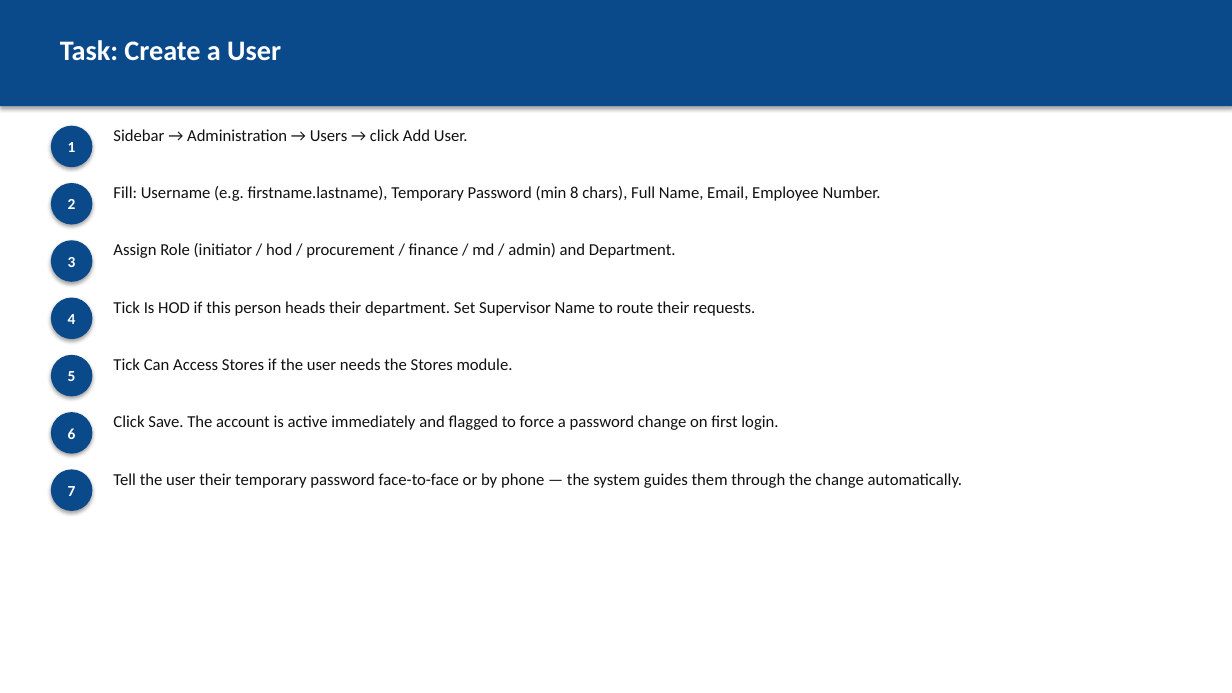
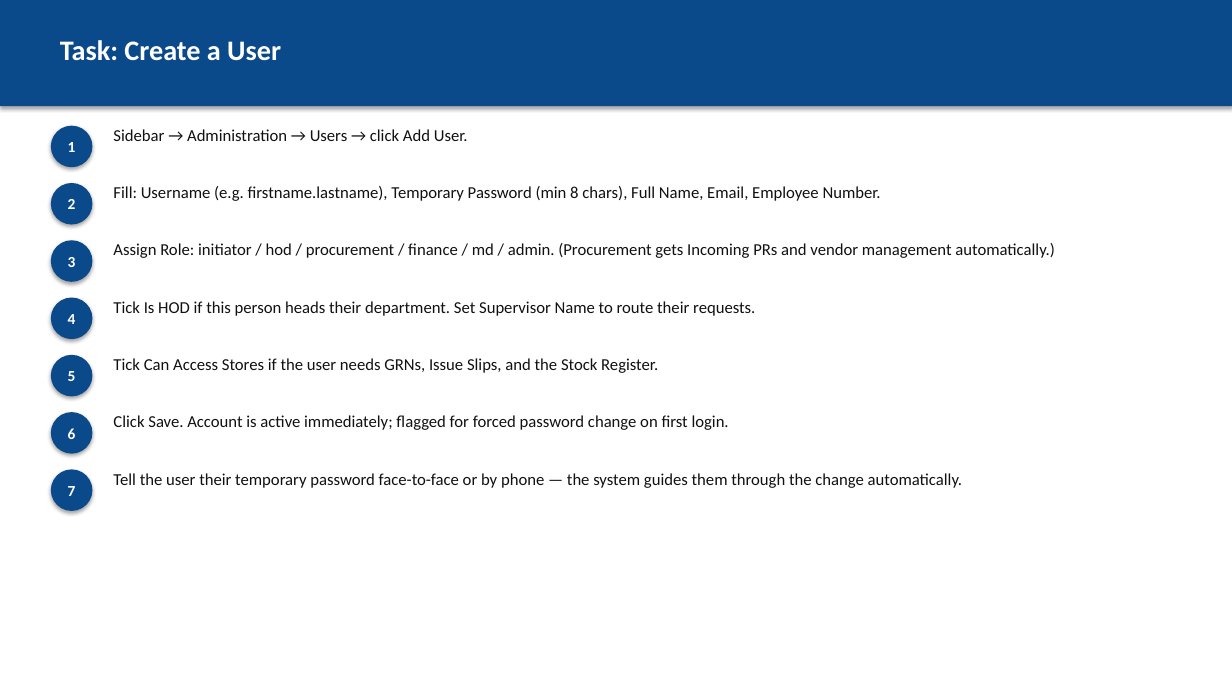
Before and after one commit to hetchsol/pras, a slide deck: slide 4 of docs/user-manual/07-admin.pptx (slide 3 before the commit). Drawn at 1232x693 pixels with LibreOffice and Linux fonts; fonts in the diff are those of the drawing. Boxes give left, top, right and bottom in pixels: in the first picture for what was removed or moved away, otherwise in the second. Text is boxed around its words. In the diff, an @@ line names an element or a change of style, - is before the commit and + after.

```diff
--- a/docs/user-manual/07-admin.pptx
+++ b/docs/user-manual/07-admin.pptx
@@ text at (113,243,1055,258): text changed @@
-Assign Role (initiator / hod / procurement / finance / md / admin) and Department.
+Assign Role: initiator / hod / procurement / finance / md / admin. (Procurement gets Incoming PRs and vendor management automatically.)
@@ text at (113,358,658,373): text changed @@
-Tick Can Access Stores if the user needs the Stores module.
+Tick Can Access Stores if the user needs GRNs, Issue Slips, and the Stock Register.
@@ text at (113,415,729,430): text changed @@
-Click Save. The account is active immediately and flagged to force a password change on first login.
+Click Save. Account is active immediately; flagged for forced password change on first login.
```
Also in this commit, not shown: 2 other slides changed, 1 slide added, 2 other files.
